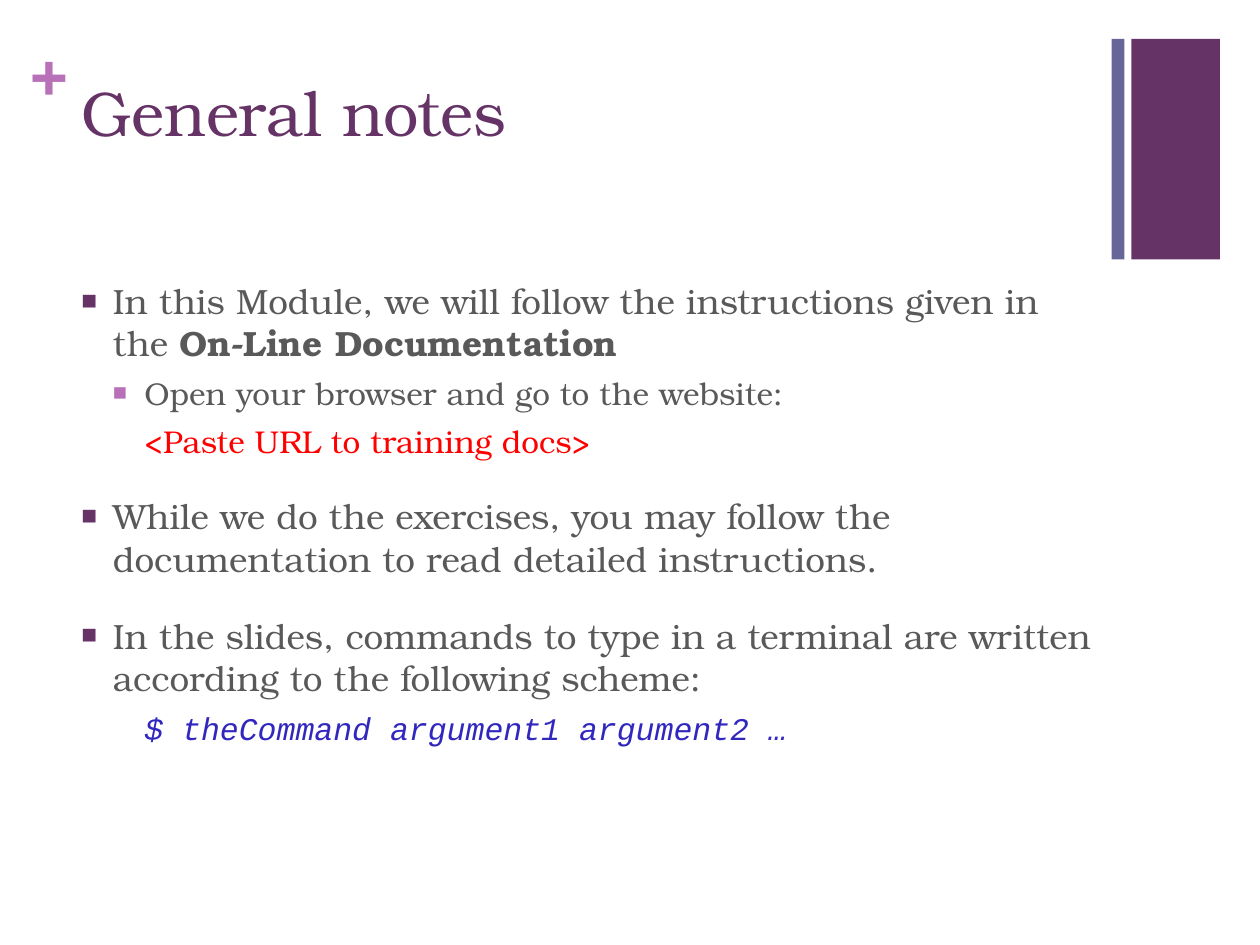
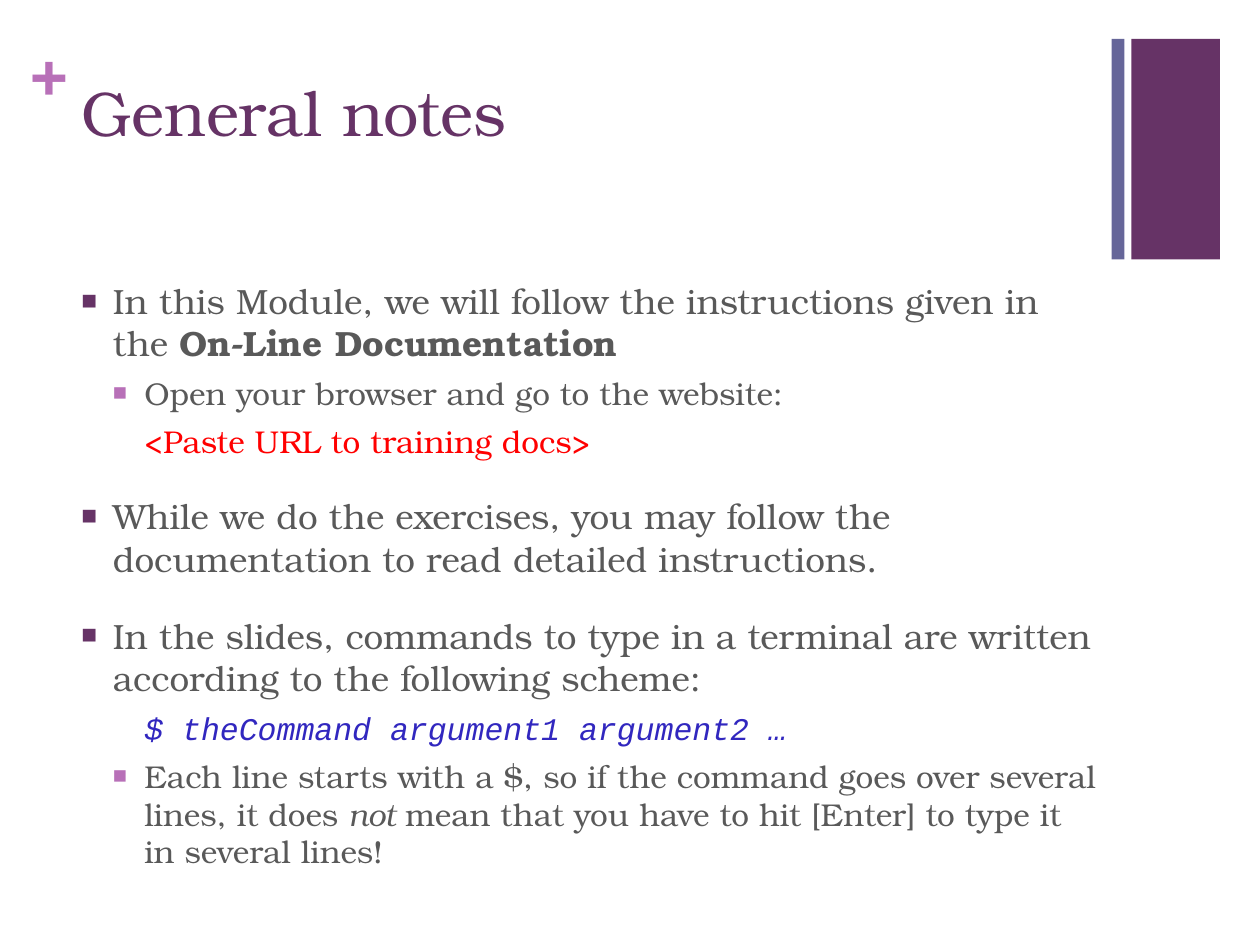
Before and after one commit to NeCTAR-RC/nectar-training, a slide deck: slide 4 of package07/slides.pptx. Drawn at 1260x945 pixels with LibreOffice and Linux fonts; fonts in the diff are those of the drawing. Boxes give left, top, right and bottom in pixels: in the first picture for what was removed or moved away, otherwise in the second. Text is boxed around its words. In the diff, an @@ line names an element or a change of style, - is before the commit and + after.

```diff
--- a/package07/slides.pptx
+++ b/package07/slides.pptx
@@ text at [144,765,1095,834]: paragraph added @@
+  ■ Each line starts with a $, so if the command goes over several lines, it does not mean that you have to hit [Enter] to type it in several lines!
```
Also in this commit, not shown: 11 other files.
